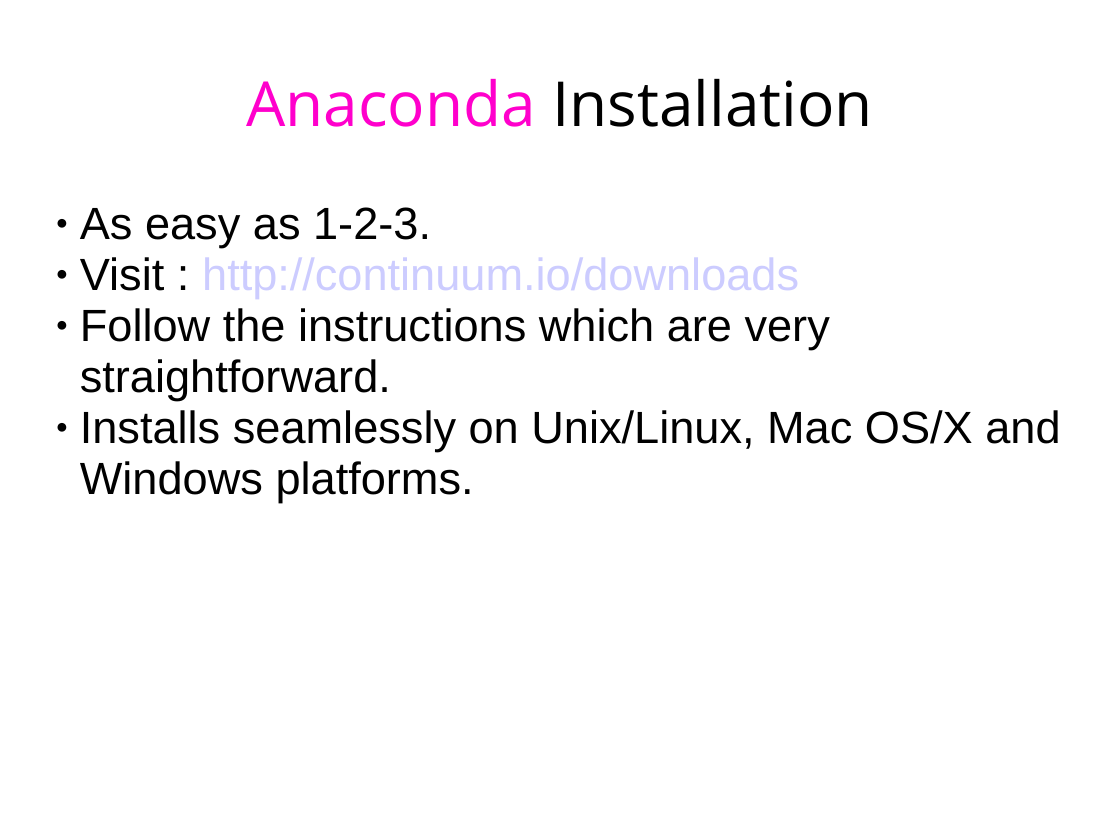
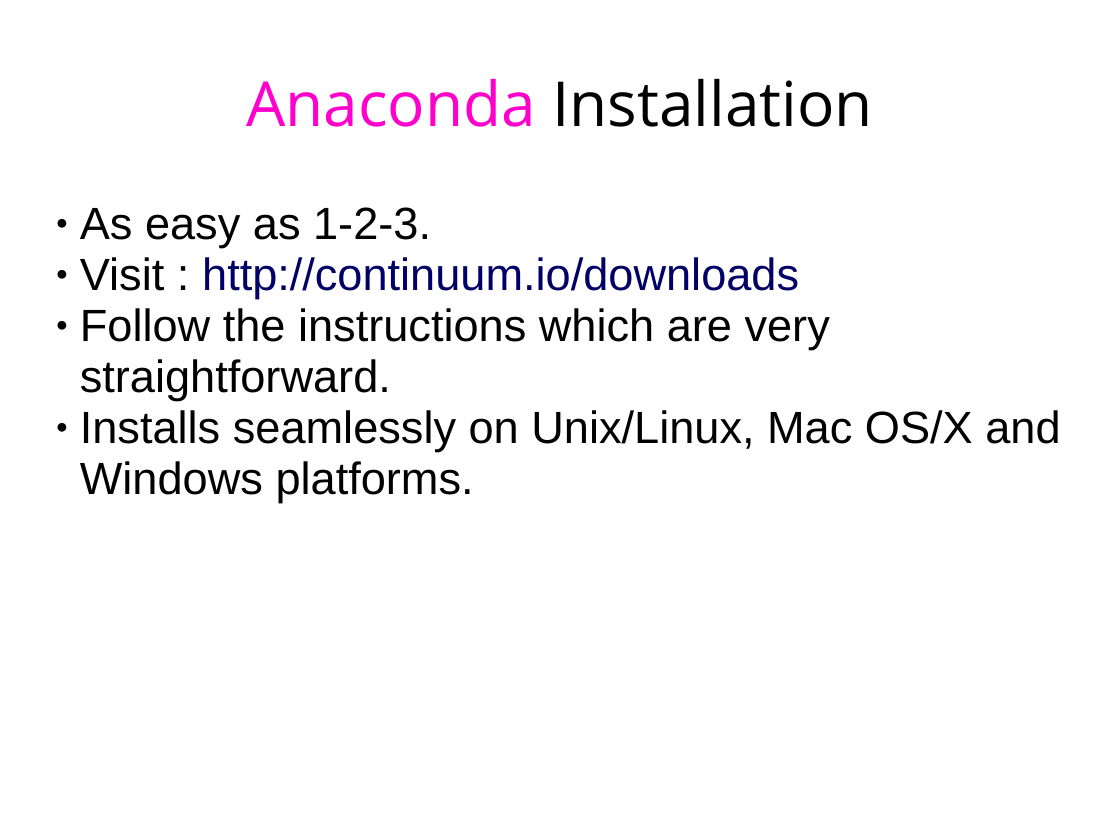
Before and after one commit to femibyte/intro_datascience_python, a slide deck: slide 15 of IntroToDataScienceUsingPython.pptx (slide 14 before the commit). Drawn at 1120x840 pixels with LibreOffice and Linux fonts; fonts in the diff are those of the drawing. Boxes give left, top, right and bottom in pixels: in the first picture for what was removed or moved away, otherwise in the second. Text is boxed around its words. In the diff, an @@ line names an element or a change of style, - is before the commit and + after.

```diff
--- a/IntroToDataScienceUsingPython.pptx
+++ b/IntroToDataScienceUsingPython.pptx
@@ text at [80,257,799,299]: text colour #CCCCFF to #000066 in "http://continuum.io/downloads" @@
```
Also in this commit, not shown: 7 other slides changed, 1 slide added.
